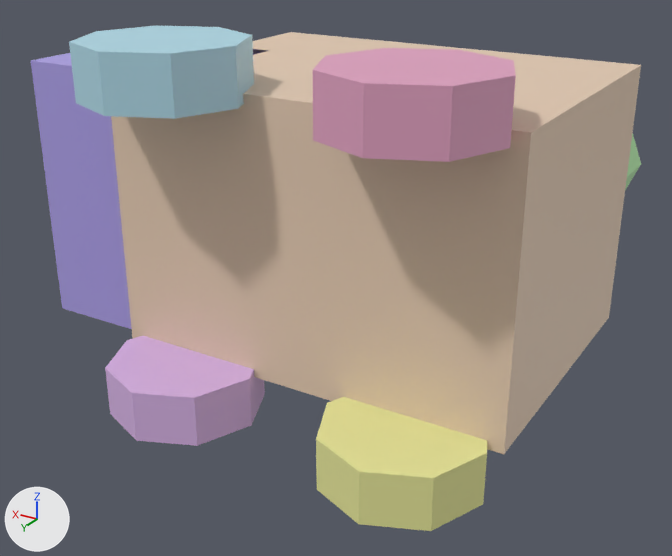
What one commit did to the glTF model public/studio/v2.15.0/d_train/model.glb.
Rendered twice from a 50 mm camera at (-2.47, 3.82, 1.78) aimed at (0.26, -0.74, -0.49). Lighting does not change. The marker at lower left points along +X, +Y and +Z. The picture after the commit comes second. Where no turn or scale is listed for an object, it has been applied to the vertices.

The first picture shows 'part0', 'part1', 'part3', 'part4', 'part5', 'part6' and 1 more.
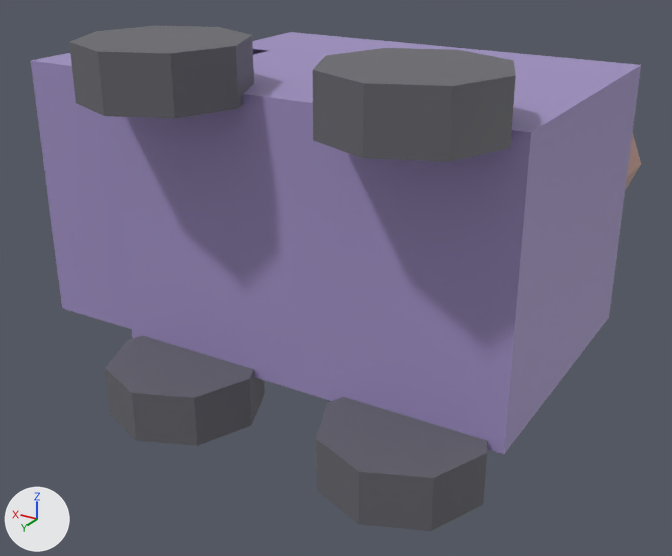
Boxes (x1, y1, x2, y2) around the edits, measured in the pictures (672 x 556 px):
part 1 of me_geometry_0, recoloured (beige to purple)
    both: (111, 32, 641, 454)
part 2 of me_geometry_3, recoloured (pink to dark grey)
    both: (312, 48, 516, 162)
part 3 of me_geometry_4, recoloured (cyan to dark grey)
    both: (69, 26, 254, 119)
part 4 of me_geometry_5, recoloured (beige to dark grey)
    both: (316, 397, 487, 531)
part 5 of me_geometry_6, recoloured (purple to dark grey)
    both: (105, 336, 265, 446)

What the commit changed:
me_geometry_0 has 8 vertices, 12 faces and spans x -1.2..1.2, y -1.7..0.1, z -0.8..0.8.
me_geometry_0 is used by ob_part0; location (0.0, 0.0, 0.0).
me_geometry_0 part 1: 12 faces centred in x -1.2..1.2, y -1.7..0.1, z -0.8..0.8 are repainted in the vertex colours; the middle colour goes from beige #e7cdb4 to purple #a090c4.
me_geometry_3 has 18 vertices, 32 faces and spans x -1.15..-0.25, y -0.25..0.65, z 0.75..1.05.
me_geometry_3 is used by ob_part3; location (0.0, 0.0, 0.0).
me_geometry_3 part 2: 32 faces centred in x -1.106..-0.294, y -0.206..0.606, z 0.75..1.05 are repainted in the vertex colours; the middle colour goes from pink #e3a3c2 to dark grey #65656c.
me_geometry_4 has 18 vertices, 32 faces and spans x 0.25..1.15, y -0.25..0.65, z 0.75..1.05.
me_geometry_4 is used by ob_part4; location (0.0, 0.0, 0.0).
me_geometry_4 part 3: 32 faces centred in x 0.294..1.106, y -0.206..0.606, z 0.75..1.05 are repainted in the vertex colours; the middle colour goes from cyan #b1dbe9 to dark grey #65656c.
me_geometry_5 has 18 vertices, 32 faces and spans x -1.15..-0.25, y -0.25..0.65, z -1.05..-0.75.
me_geometry_5 is used by ob_part5; location (0.0, 0.0, 0.0).
me_geometry_5 part 4: 32 faces centred in x -1.106..-0.294, y -0.206..0.606, z -1.05..-0.75 are repainted in the vertex colours; the middle colour goes from beige #e8e89b to dark grey #65656c.
me_geometry_6 has 18 vertices, 32 faces and spans x 0.25..1.15, y -0.25..0.65, z -1.05..-0.75.
me_geometry_6 is used by ob_part6; location (0.0, 0.0, 0.0).
me_geometry_6 part 5: 32 faces centred in x 0.294..1.106, y -0.206..0.606, z -1.05..-0.75 are repainted in the vertex colours; the middle colour goes from purple #d9b4e7 to dark grey #65656c.
